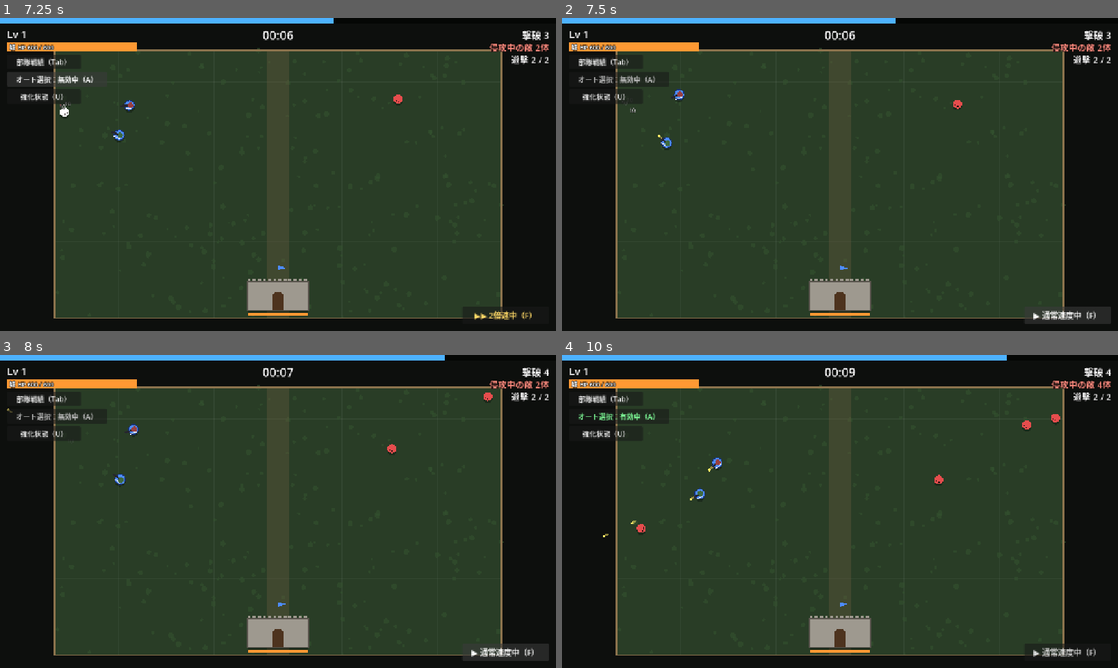
Above: before the commit, frames 1-4 (two rows, left to right).
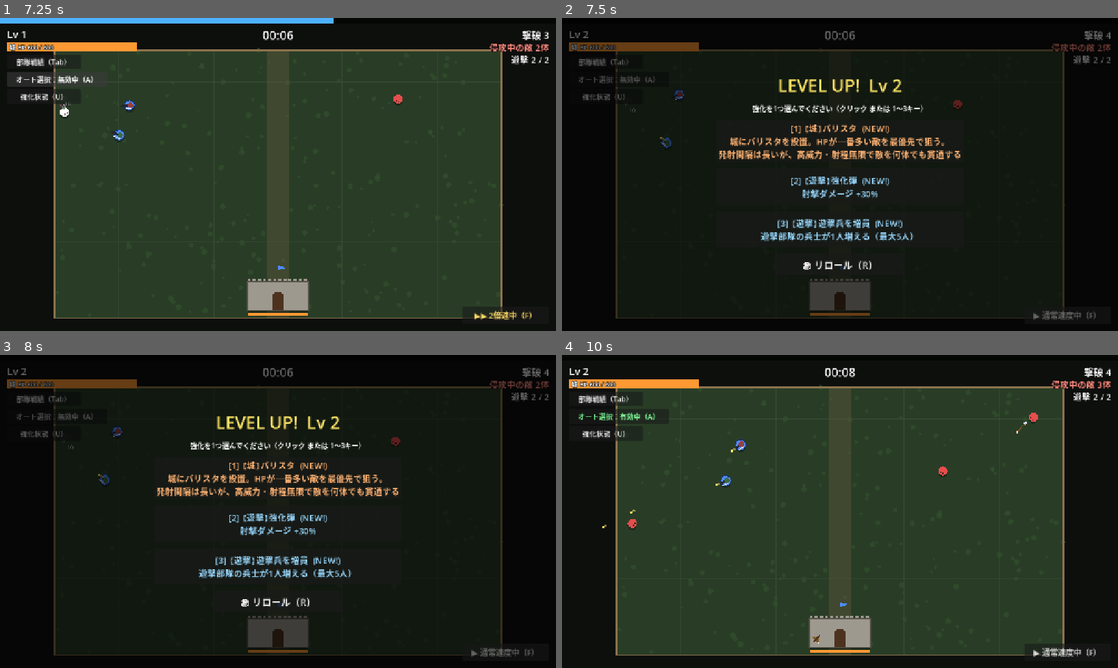
Above: after the commit, the same moments.

Repository: sukepuu/vgnfhusi4v3128904cmtu31
Game: Godot game, scene res://scenes/main.tscn
Two runs of this game, one before a commit and one after it. Both use one fixed random seed, a clock stepped at 60 frames per second and the inputs below.
Inputs (mouse positions are in pixels of both pictures, inside the frame that each line leads up to):
- Up to frame 1 (7.25 s): click "部隊戦績（Tab）" at 0.5 s; click "オート選択：無効中（A）" at 1.25 s; click "強化状態（U）" at 2 s; click "▶ 通常速度中（F）" at 2.75 s; click "閉じる（Tab）" at 3.5 s; tap Enter at 4.25 s; tap R at 4.35 s; hold A 5.03-5.75 s; tap F at 5.1 s; click "オート選択：有効中（A）" at 5.75 s; tap 1 at 6.6 s
- Up to frame 2 (7.5 s): click "▶▶ 2倍速中（F）" at 7.25 s
- Up to frame 3 (8 s): no input
- Up to frame 4 (10 s): click (840, 477) at 8 s, where only the run after the commit has a clickable "[1] 【城】バリスタ (NEW!) 城にバリスタを設置。…"; tap 2 at 8.85 s; hold A from 9.53 s (still down); tap 3 at 9.6 s

Frame 1 is identical in both runs. In frame 2, 71% of the frame differs, in the area x 0-99%, y 0-97%; in frame 3, 71%; in frame 4, 2.0%.

Commit message:
Enemy HP grows at 1.5x pace (time-scaled curve); XP gain x1.3
Co-Authored-By: Claude Opus 5.5 <noreply@anthropic.com>
Claude-Session: https://claude.ai/code/session_011NyugcHQ7VLrKVd7aaRyr2

Diff:
--- a/auto_soldier/scripts/main.gd
+++ b/auto_soldier/scripts/main.gd
@@ -119,6 +119,9 @@
 
 var level := 1
 var xp := 0
+## 経験値の獲得倍率と、まだ入っていない端数
+const XP_GAIN := 1.3
+var _xp_frac := 0.0
 var xp_to_next := xp_needed(1)
 var kills := 0
 var elapsed := 0.0
@@ -578,9 +581,10 @@
 	return Vector2(MAP_RECT.end.x - m, y)
 
 
-## 敵のHP倍率。時間とともに上がる（上がる分を1.5倍にしている）
+## 敵のHP倍率。時間とともに上がる（上がるペースを1.5倍にしている）
 func _hp_mult() -> float:
-	return 1.0 + 1.5 * (elapsed / 75.0 + pow(elapsed / 170.0, 2.0))
+	var t := elapsed * 1.5
+	return 1.0 + t / 75.0 + pow(t / 170.0, 2.0)
 
 
 func _spawn_enemy(kind: String, pos: Vector2) -> void:
@@ -649,7 +653,11 @@
 
 
 func add_xp(amount: int) -> void:
-	xp += amount
+	# 経験値の獲得量は1.3倍。端数はためておいて、1たまったら入る
+	_xp_frac += amount * XP_GAIN
+	var whole := int(floor(_xp_frac))
+	_xp_frac -= whole
+	xp += whole
 	while xp >= xp_to_next:
 		xp -= xp_to_next
 		level += 1
Not shown, changed: auto_soldier/README.md
